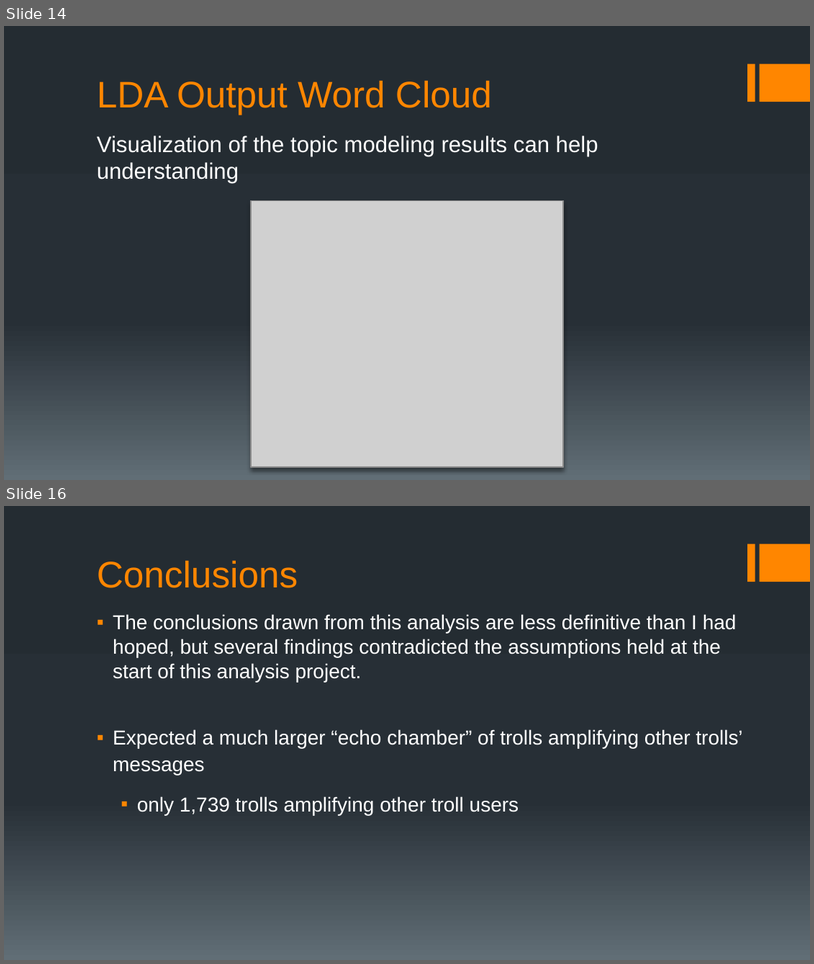
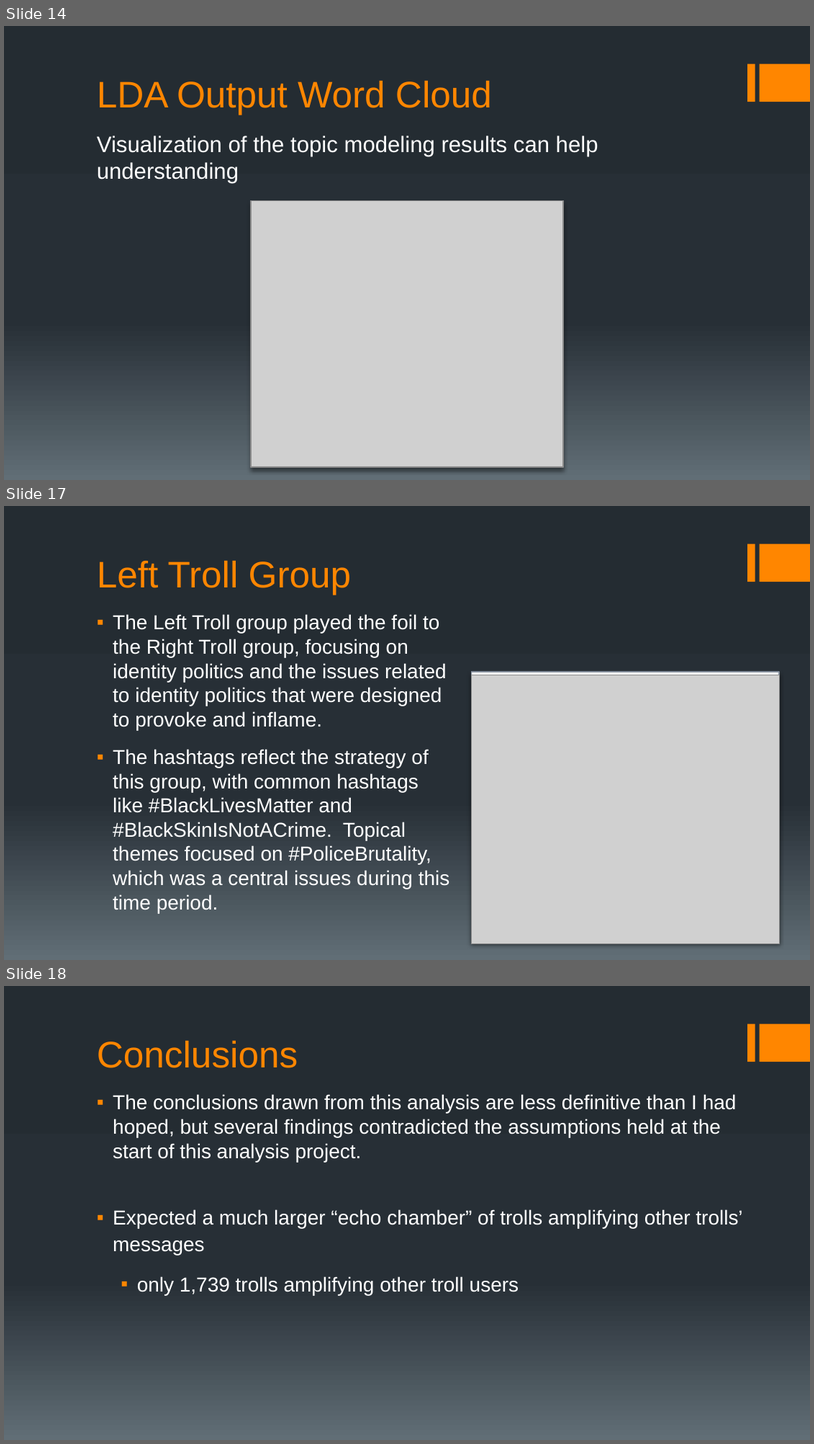
Before and after one commit to chudzikr/Capstone2, a slide deck: reports/Capstone2_Final_Report_Pres.pptx. Shown one above the other, each under a label of ours: slides 14 and 16 before the commit, slides 14, 17 and 18 after it; the slides between them are not shown. The pictures are 814x964 and 814x1444 pixels, drawn with LibreOffice and Linux fonts; fonts in the diff are those of the drawing; grey boxes stand for pictures. Boxes give left, top, right and bottom in pixels: in the first picture for what was removed or moved away, otherwise in the second. Text is boxed around its words. In the diff, an @@ line names an element or a change of style, - is before the commit and + after.

```diff
--- a/reports/Capstone2_Final_Report_Pres.pptx
+++ b/reports/Capstone2_Final_Report_Pres.pptx
@@ slide 17 added at (x1=4, y1=506, x2=810, y2=960), background gradient #242C33 to #273037 to #636D76; not listed: 2 template elements that a slide beside it also shows @@
@@ title added at (x1=97, y1=560, x2=352, y2=595), 33 pt, text #FF8600 @@
+Left Troll Group
@@ text added at (x1=113, y1=614, x2=450, y2=913), 18 pt, text #FFFFFF @@
+▪ The Left Troll group played the foil to the Right Troll group, focusing on identity politics and the issues related to identity politics that were designed to provoke and inflame.
+▪ The hashtags reflect the strategy of this group, with common hashtags like #BlackLivesMatter and #BlackSkinIsNotACrime. Topical themes focused on #PoliceBrutality, which was a central issues during this time period.
@@ rectangle added at (x1=472, y1=672, x2=779, y2=940), fill #FFFFFF, outline #838D9B 1 pt @@
@@ picture added at (x1=472, y1=675, x2=779, y2=944) @@
@@ what was slide 16 is now slide 18 @@
```
Also in this commit, not shown: 2 slides changed, 1 other slide added.
